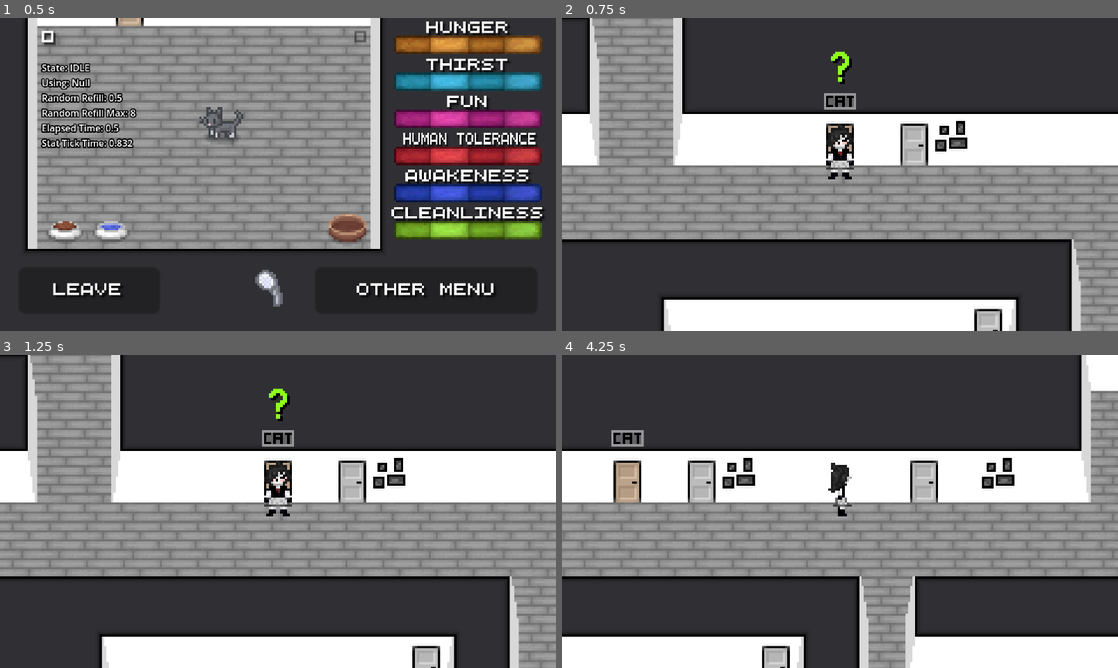
Above: before the commit, frames 1-4 (two rows, left to right).
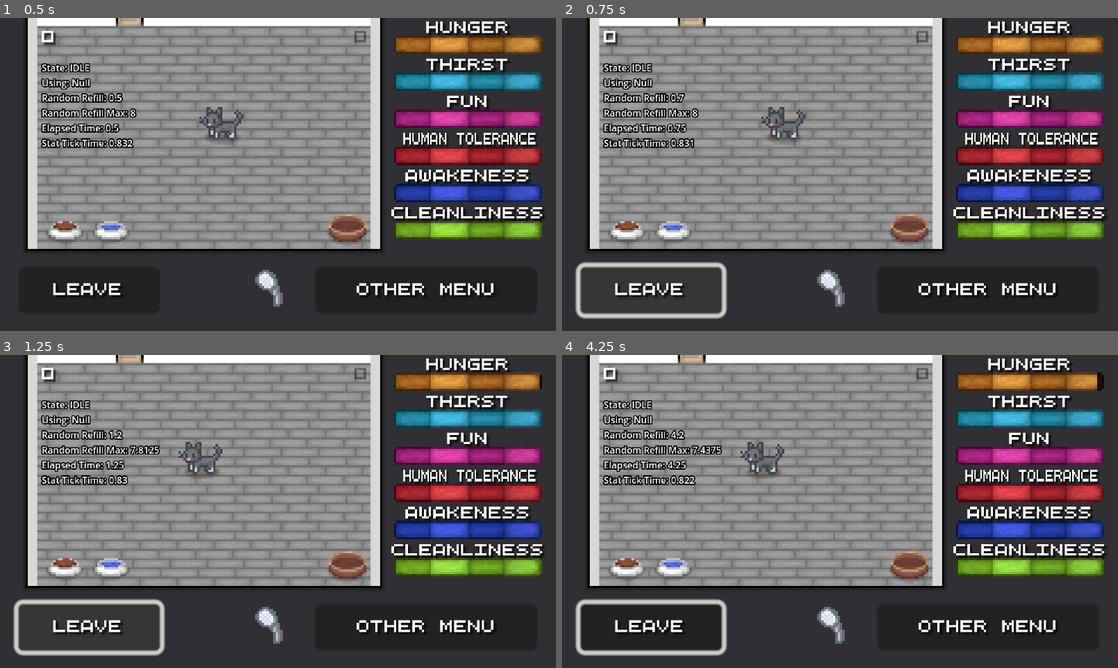
Above: after the commit, the same moments.

Repository: Theooolone/m-game
Game: Godot game, scene res://scenes/catsim/cat_sim.tscn
The game is run twice, just before and just after one commit, with the same random seed, the same clock (stepped at 60 frames per second) and the same inputs. This scene is started directly instead of the project's main scene.
Inputs (mouse positions are in pixels of both pictures, inside the frame that each line leads up to):
- Up to frame 1 (0.5 s): no input
- Up to frame 2 (0.75 s): click "Leave" at 0.5 s
- Up to frame 3 (1.25 s): no input
- Up to frame 4 (4.25 s): move the mouse to (962, 495) at 1.27 s; hold Right (right) 1.28-2 s; tap E (interact) at 1.35, 2.85 s; click (962, 495) at 1.42 s; drag from (728, 527) to (812, 574) at 2.02 s; move the mouse to (895, 442) at 2.77 s; hold Right (right) 2.78-3.5 s; drag from (812, 574) to (673, 464) at 3.52 s

Frame 1 is identical in both runs. In frame 2, 62% of the frame differs, in the area x 0-100%, y 0-100%; in frame 3, 62%; in frame 4, 69%.
Error after the commit: Invalid access to property or key 'name' on a base object of type 'Nil'. (res://scripts/global.gd:99)

Commit message:
Fixed bug regarding changing scenes

Diff:
--- a/scripts/Cat.gd
+++ b/scripts/Cat.gd
@@ -426,9 +426,7 @@
 
 
 func _on_leave_button_pressed():
-		get_node("/root").add_child(load("res://scenes/room.tscn").instantiate())
-		get_node("/root/Room/M").position = Vector2(120, 356)
-		queue_free()
+	Global.return_to_room()
 
 
 func _on_stat_tick_timer_timeout():
--- a/scripts/global.gd
+++ b/scripts/global.gd
@@ -89,12 +89,27 @@
 			DisplayServer.window_set_mode(DisplayServer.WINDOW_MODE_FULLSCREEN)
 
 
+var m_position = Vector2.ZERO
+
+func return_to_room():
+	change_scene("res://scenes/room.tscn", "res://assets/music/void_resonance.wav")
+
+
 func change_scene(scene_path, music_path = null):
+	if scene_node.name == "Room":
+		m_position = scene_node.get_node("M").position
+
 	if not main_node: return
 	if scene_node:
 		scene_node.queue_free()
 	var scene_instance = load(scene_path).instantiate()
 	main_node.add_child(scene_instance)
+	scene_node = scene_instance
+
+	if scene_node.name == "Room":
+		scene_node.get_node("M").position = m_position
+
 	if music_path:
 		var music_asset = load(music_path)
-		main_node.get_node("Music").stream = music_asset
+		if music_asset != main_node.get_node("Music").stream:
+			main_node.get_node("Music").stream = music_asset
